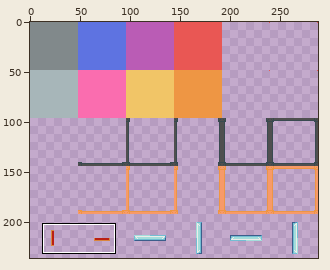
File history of a pixel-art file, Assets/Sprites/ase/backgroundTileset.aseprite. The picture above shows the old version from afar; the outline marks the close-up.
Close-up. First the earlier version:
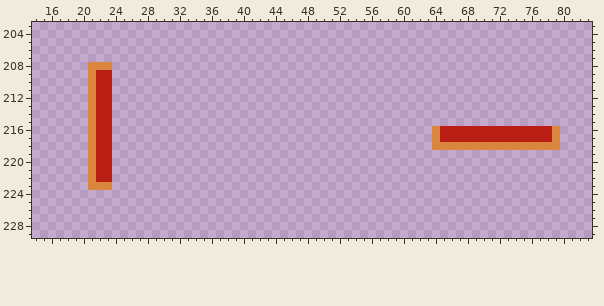
288x240 pixels, 1 frame. Shown: x 14..83, y 203..229. The wide view leaves out empty margins.
Once edited:
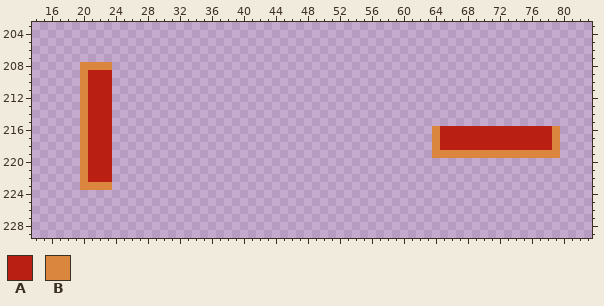
Palette (. is transparent): A #ba1f13  B #da863e
The edit:
--- layer "uncompleted-walls/uncompleted-room"
@@ x 14..83 @@
 207 ......................................................................
-208 .......BBB............................................................
-209 .......BAA............................................................
-210 .......BAA............................................................
-211 .......BAA............................................................
-212 .......BAA............................................................
-213 .......BAA............................................................
-214 .......BAA............................................................
-215 .......BAA............................................................
-216 .......BAA........................................BAAAAAAAAAAAAAAB....
-217 .......BAA........................................BAAAAAAAAAAAAAAB....
-218 .......BAA........................................BBBBBBBBBBBBBBBB....
-219 .......BAA............................................................
-220 .......BAA............................................................
-221 .......BAA............................................................
-222 .......BAA............................................................
-223 .......BBB............................................................
+208 ......BBBB............................................................
+209 ......BAAA............................................................
+210 ......BAAA............................................................
+211 ......BAAA............................................................
+212 ......BAAA............................................................
+213 ......BAAA............................................................
+214 ......BAAA............................................................
+215 ......BAAA............................................................
+216 ......BAAA........................................BAAAAAAAAAAAAAAB....
+217 ......BAAA........................................BAAAAAAAAAAAAAAB....
+218 ......BAAA........................................BAAAAAAAAAAAAAAB....
+219 ......BAAA........................................BBBBBBBBBBBBBBBB....
+220 ......BAAA............................................................
+221 ......BAAA............................................................
+222 ......BAAA............................................................
+223 ......BBBB............................................................
 224 ......................................................................
